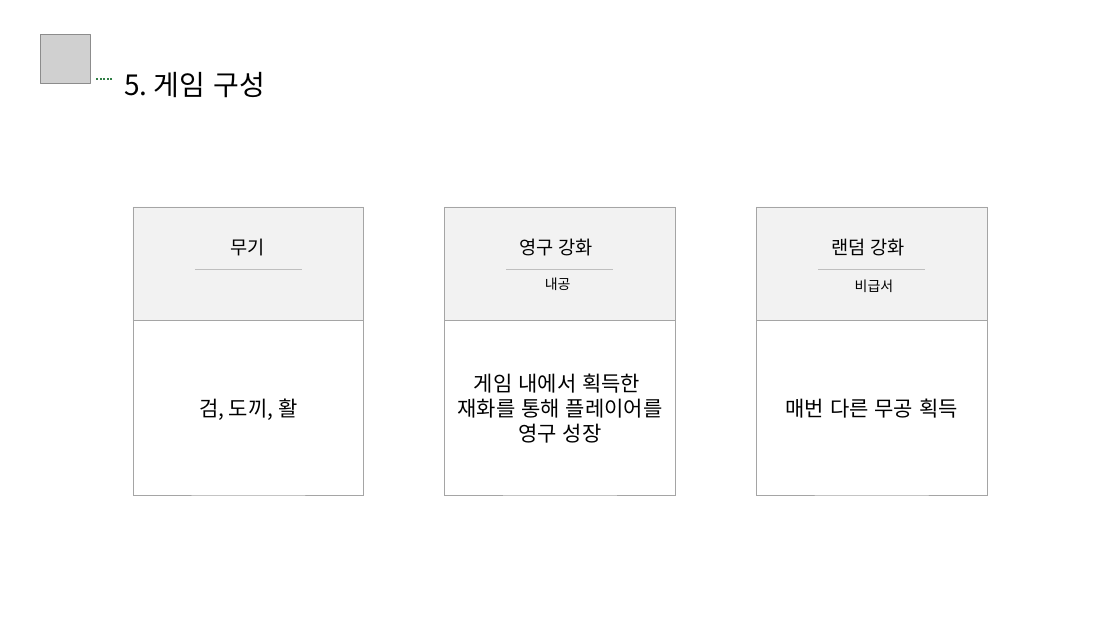
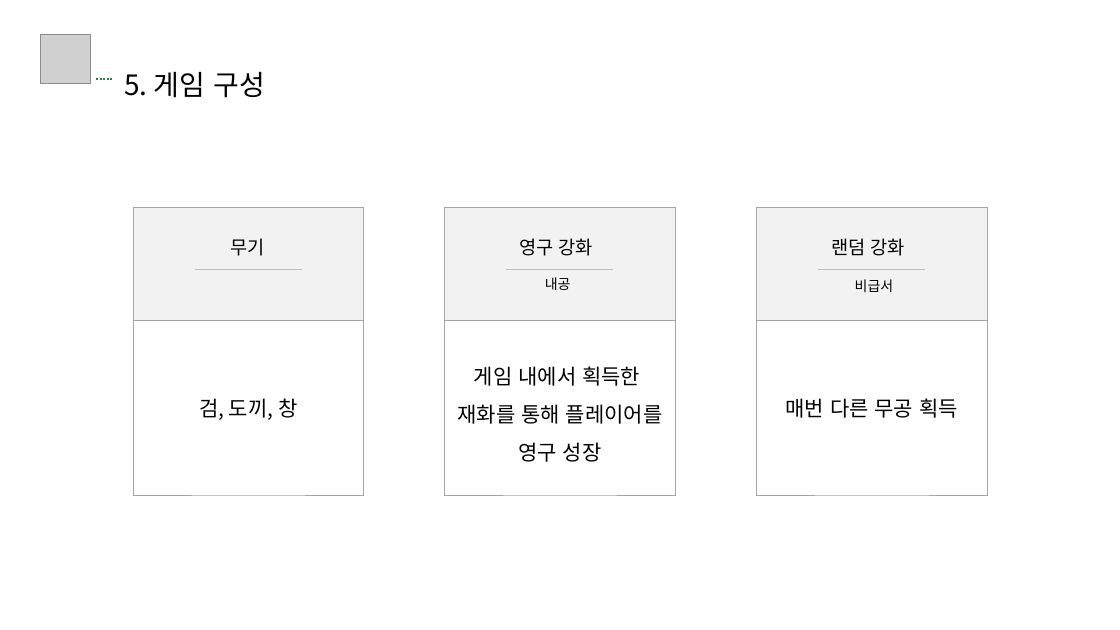
Before and after one commit to jk-Nam/Example_1stRepository, a slide deck: slide 15 of 게임 기획서 남준구.pptx. Drawn at 1120x630 pixels with LibreOffice and Linux fonts; fonts in the diff are those of the drawing; grey boxes stand for pictures. Boxes give left, top, right and bottom in pixels: in the first picture for what was removed or moved away, otherwise in the second. Text is boxed around its words. In the diff, an @@ line names an element or a change of style, - is before the commit and + after.

```diff
--- a/게임 기획서 남준구.pptx
+++ b/게임 기획서 남준구.pptx
@@ rectangle "게임 내에서 획득한" at bbox=[444, 321, 676, 495]: line spacing 1 to 1.5 @@
@@ text in rectangle at bbox=[199, 398, 297, 420]: text changed @@
-검, 도끼, 활
+검, 도끼, 창
```
Also in this commit, not shown: 14 other slides changed.
